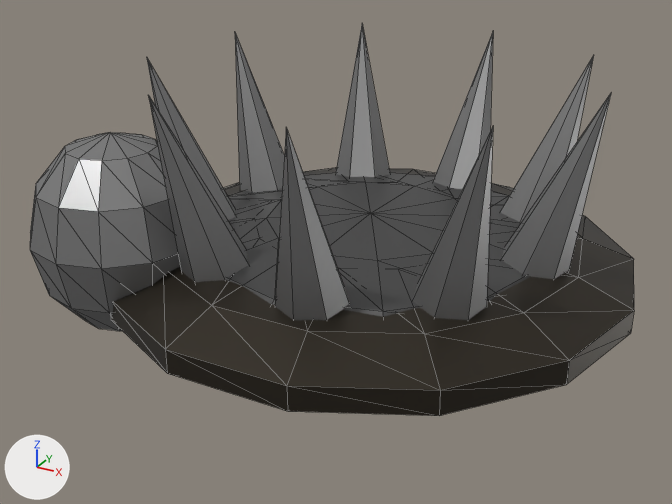
A saved change to the glTF model assets/models/bl_pit.glb.
Rendered twice from a 50 mm lens placed at (60.6, -121.4, 67.1), pointed at (-3.6, -4.8, 8.8). The axes (+X, +Y, +Z) are drawn at lower left. The lights are the same throughout. The older version comes first. Mesh edges are drawn as thin lines. Vertices at exactly the same position are counted once.

The first picture shows 'body'.
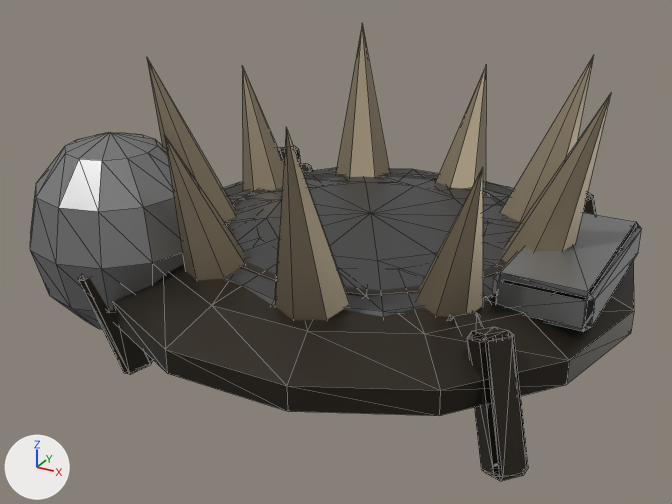
What differs and where, as boxes [x1, y1, x2, y2] in the pictures (672 x 504 px):
'body', reshaped (17% taller)
    before: [30, 25, 634, 416]
    after: [30, 25, 641, 481]
part 1 of me_bodymesh, rebuilt
    before: [412, 127, 493, 320]
    after: [416, 167, 483, 317]
part 2 of me_bodymesh, rebuilt
    before: [149, 96, 249, 282]
    after: [164, 135, 245, 280]
part 3 of me_bodymesh, rebuilt
    before: [235, 33, 284, 192]
    after: [242, 66, 284, 191]
part 4 of me_bodymesh, rebuilt
    before: [433, 32, 493, 189]
    after: [436, 65, 486, 189]
part 5 of me_bodymesh, built on
    after: [79, 146, 641, 481]
part 6 of me_bodymesh, recoloured (grey to brown)
    both: [148, 27, 611, 320]

Patch to the scene script:
```diff
--- a/assets/models/bl_pit.glb.py
+++ b/assets/models/bl_pit.glb.py
@@ mat_chitinlight @@
+mat_chitinlight = principled_material('ChitinLight')
+mat_chitinlight.base_color = (0.332, 0.275, 0.188)  # brown #9c8f78
+mat_chitinlight.metallic = 0.7
+mat_chitinlight.roughness = 0.42
@@ me_bodymesh @@
 # used by ob_body; location = (0.0, 0.0, 0.0)
-me_bodymesh.from_pydata(...)  # 432 vertices, 726 faces; spans x -44.2..41.2, y -40.1..40.1, z -2.4..37.5
+me_bodymesh.from_pydata(...)  # 648 vertices, 1122 faces; spans x -44.2..41.2, y -40.1..40.1, z -5.4..37.5
+# me_bodymesh part 1: the loose piece of 9 vertices spanning x 10.9..26.4, y -22.1..-8.4, z -1.3..37.5 is rebuilt with 9 vertices and now spans x 13.5..25.1, y -21.7..-10.8, z 4.7..32.0, in mat_chitinlight (brown #9c8f78)
+# me_bodymesh part 2: the loose piece of 9 vertices spanning x -18.5..-4.6, y -29.8..-13.7, z -1.1..37.5 is rebuilt with 9 vertices and now spans x -17.9..-6.8, y -28.4..-16.4, z 4.8..32.0, in mat_chitinlight (brown #9c8f78)
+# me_bodymesh part 3: the loose piece of 9 vertices spanning x -32.4..-15.0, y 0.8..14.5, z -1.3..37.5 is rebuilt with 9 vertices and now spans x -30.8..-17.9, y 2.8..13.8, z 4.7..32.0, in mat_chitinlight (brown #9c8f78)
+# me_bodymesh part 4: the loose piece of 9 vertices spanning x -3.0..11.0, y 15.9..33.9, z -1.2..37.5 is rebuilt with 9 vertices and now spans x -1.3..9.9, y 18.9..32.3, z 4.7..32.0, in mat_chitinlight (brown #9c8f78)
+# me_bodymesh part 5
+# 16 vertices in x -24.3..24.3, y -25.0..25.0, z 10.6 move by (0.0, 0.0, 1.9)
+# 15 vertices move from x -28.1..28.1, y -28.8..28.8, z 1.0 to x -29.9..29.9, y -30.7..30.7, z 1.0
+# 130 vertices are added at x -35.8..38.4, y -33.4..35.5, z -5.4..15.4
+# 30 new vertices lie (2.5, -2.1, 0.0) away from vertices in x -30.2..27.7, y -33.4..35.5, z -5.4..13.1
+# 28 new vertices lie (2.1, 2.5, 0.0) away from vertices in x -35.8..33.7, y -30.5..28.0, z -5.3..13.0
+# 10 new vertices lie (3.1, 3.7, 0.0) away from vertices in x -35.7..32.6, y -30.6..26.9, z -4.6..12.3
+# 8 new vertices lie (11.6, 0.0, 0.0) away from vertices in x 25.9, y -14.4..14.4, z 9.6..15.4
+# 10 new vertices lie (3.7, -3.1, 0.0) away from vertices in x -30.4..26.7, y -32.3..35.4, z -4.6..12.3
+# 352 new faces join them, mat_chitindark (brown #3a342b)
+# 44 new faces join them, mat_team (grey #8f8f8f)
+# me_bodymesh part 6: 70 faces spanning x -32.4..34.5, y -33.9..29.8, z -1.3..37.5 switch from mat_team (grey #8f8f8f) to mat_chitinlight (brown #9c8f78)
 me_bodymesh.materials.append(mat_chitindark)
```
